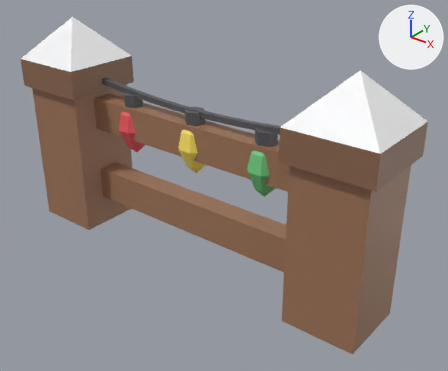
A saved change to the glTF model GYM ARC/Art/YardProps/Fence.glb.
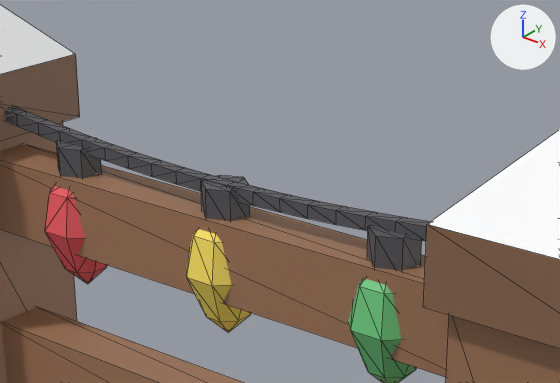
There are two pictures of each version: one whole from a camera (50 mm lens) standing at (1.115, -1.257, 1.058) and looking at (0.09, 0.024, 0.264), one close up on the part from 22% to 75% of the width and 9% to 52% of the height. Lighting does not change. The marker at upper right points along +X, +Y and +Z. The first two pictures are the older version. The close-ups show mesh edges as thin lines. Vertices at exactly the same position are counted once.

In view in the first close-up: 'Green', 'Red', 'Snow', 'Wire', 'Wood', 'WoodDark', 'Yellow'.
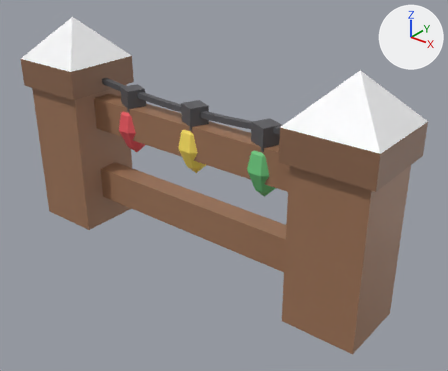
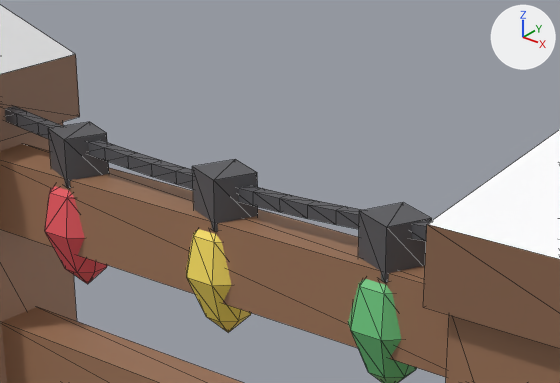
What differs and where, as boxes (x1, y1, x2, y2) in the close-ups (560 x 383 px):
'Wire', reshaped (7% taller): before (5, 106, 431, 271); after (5, 106, 432, 283)
part 1 of me_fence_wire, rebuilt: before (56, 141, 102, 178); after (48, 122, 109, 188)
part 2 of me_fence_wire, rebuilt: before (201, 175, 250, 221); after (192, 159, 258, 232)
part 3 of me_fence_wire, rebuilt: before (367, 226, 422, 271); after (358, 202, 432, 283)

What changed in the scene script:
```text
Change me_fence_wire:
    used by ob_wire; location = (0.0, 0.0, 0.0)
    remove me_fence_wire.from_pydata(...)  # 116 vertices, 216 faces; spans x -0.392..0.38, y -0.03..0.03, z 0.437..0.51
    add me_fence_wire.from_pydata(...)  # 104 vertices, 192 faces; spans x -0.392..0.38, y -0.038..0.038, z 0.437..0.51
    me_fence_wire part 1: the loose piece of 12 vertices spanning x -0.274..-0.218, y -0.03..0.03, z 0.437..0.484 is rebuilt with 8 vertices and now spans x -0.284..-0.209, y -0.038..0.038, z 0.437..0.501
    me_fence_wire part 2: the loose piece of 12 vertices spanning x -0.024..0.032, y -0.03..0.03, z 0.437..0.484 is rebuilt with 8 vertices and now spans x -0.033..0.042, y -0.038..0.038, z 0.437..0.501
    me_fence_wire part 3: the loose piece of 12 vertices spanning x 0.223..0.279, y -0.03..0.03, z 0.437..0.484 is rebuilt with 8 vertices and now spans x 0.214..0.289, y -0.038..0.038, z 0.437..0.501
```
